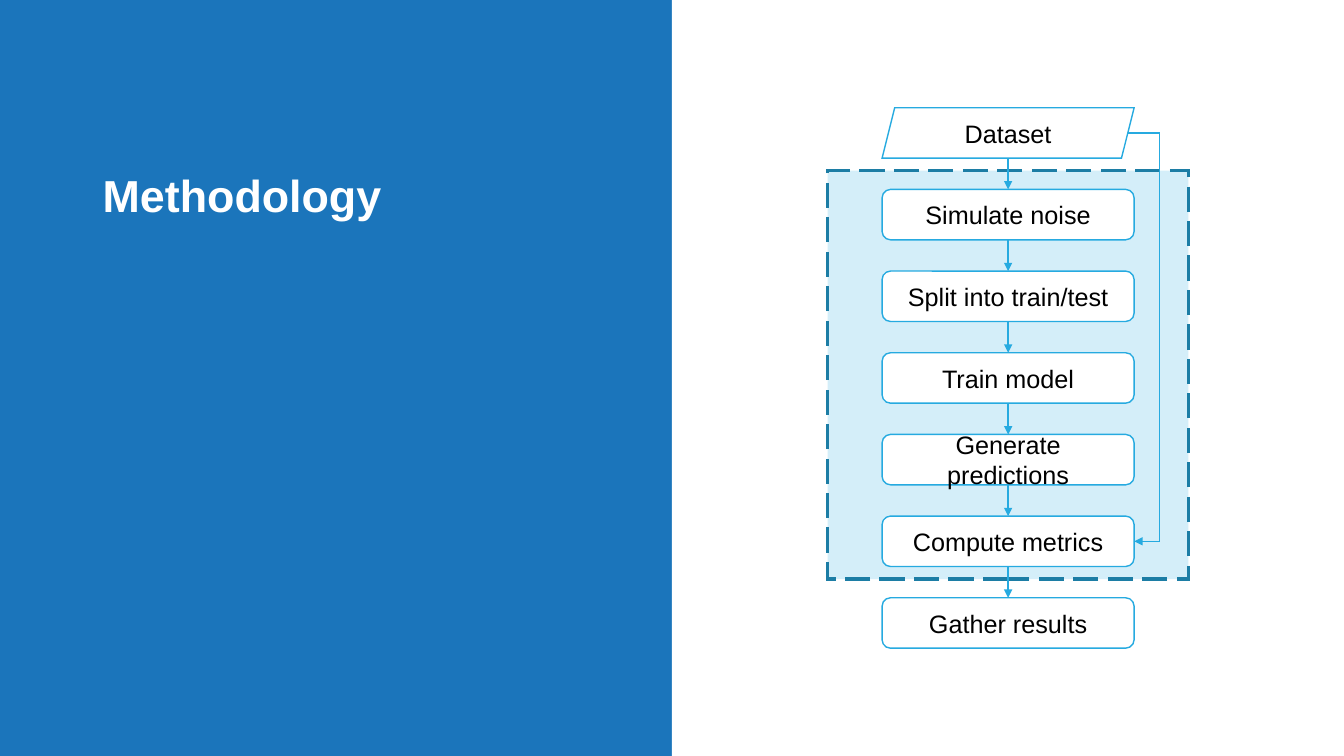
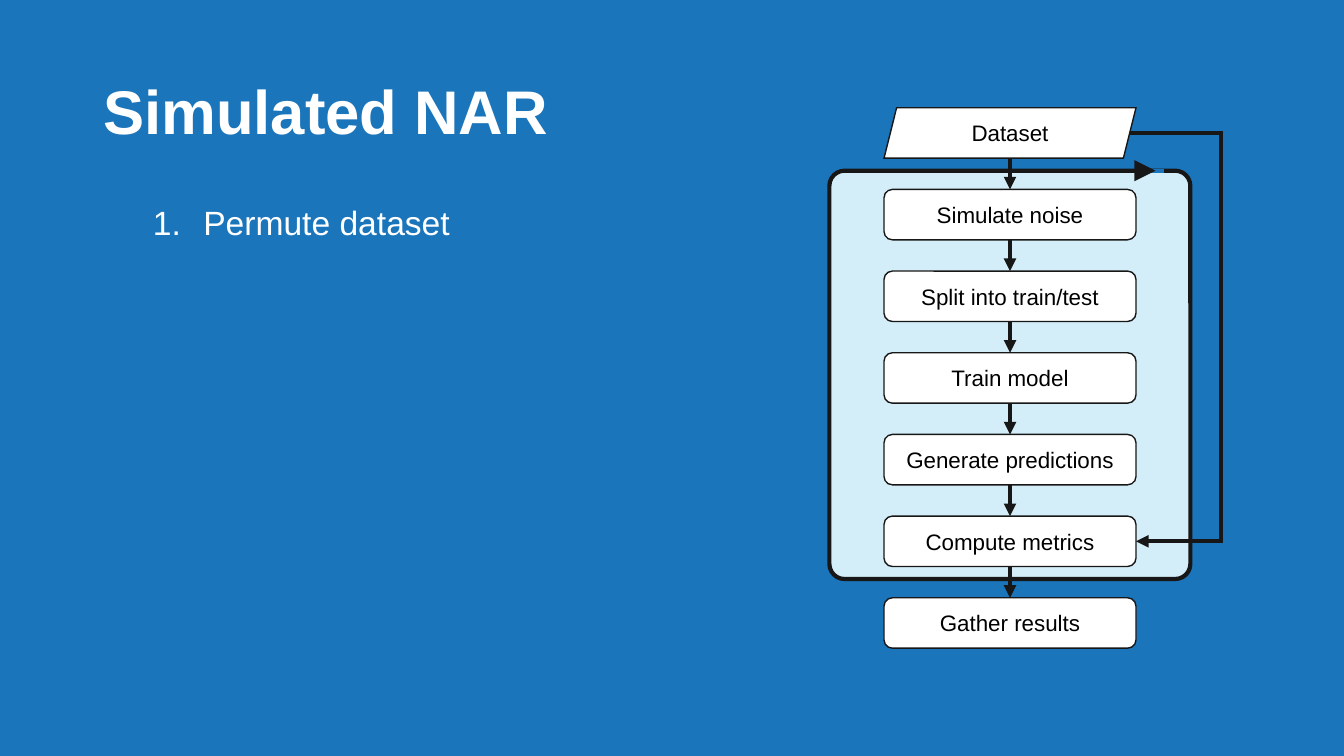
Before and after one commit to jkingphd/label_noise, a slide deck: slide 27 of ntc_analytics_summit_king.pptx (slide 6 before the commit). Drawn at 1344x756 pixels with LibreOffice and Linux fonts; fonts in the diff are those of the drawing. Boxes give left, top, right and bottom in pixels: in the first picture for what was removed or moved away, otherwise in the second. Text is boxed around its words. In the diff, an @@ line names an element or a change of style, - is before the commit and + after.

```diff
--- a/ntc_analytics_summit_king.pptx
+++ b/ntc_analytics_summit_king.pptx
@@ rectangle removed at (673, 0, 1344, 756) @@
@@ title added at (103, 89, 548, 135), 44 pt, text #FFFFFF, bold @@
+Simulated NAR
@@ elbow arrow (1130, 133) - (1136, 541): stroke #26AAE0 1 pt to #181717 3 pt; route changed @@
@@ title removed at (103, 179, 382, 220) @@
-Methodology
@@ rectangle removed at (828, 170, 1189, 579) @@
@@ rounded rectangle added at (830, 170, 1191, 579), fill #D4EEF9, outline #181717 3 pt @@
@@ arrow (1010, 158) - (1010, 190): stroke #26AAE0 1 pt to #181717 3 pt @@
@@ arrow added from (1060, 170) to (1155, 170), #181717 3 pt @@
@@ line added from (1108, 170) to (1165, 170), #1B75BB 3 pt @@
@@ text added at (203, 210, 450, 236), 24 pt, text #FFFFFF @@
+  1. Permute dataset
@@ arrow (1010, 240) - (1010, 271): stroke #26AAE0 1 pt to #181717 3 pt @@
@@ arrow (1010, 322) - (1010, 353): stroke #26AAE0 1 pt to #181717 3 pt @@
@@ arrow (1010, 403) - (1010, 435): stroke #26AAE0 1 pt to #181717 3 pt @@
@@ arrow (1010, 485) - (1010, 516): stroke #26AAE0 1 pt to #181717 3 pt @@
@@ arrow (1010, 567) - (1010, 598): stroke #26AAE0 1 pt to #181717 3 pt @@
@@ size 18 to 16 pt; outline #26AAE0 1 pt to #181717 1 pt in 7 elements at (884, 108, 1136, 158), (884, 190, 1136, 240), (884, 271, 1136, 322), (884, 353, 1136, 403), (884, 435, 1136, 485), (884, 516, 1136, 567), (884, 598, 1136, 648) @@
```
Also in this commit, not shown: 1 other slide changed, 44 slides added, 4 slides removed, 6 other files.
